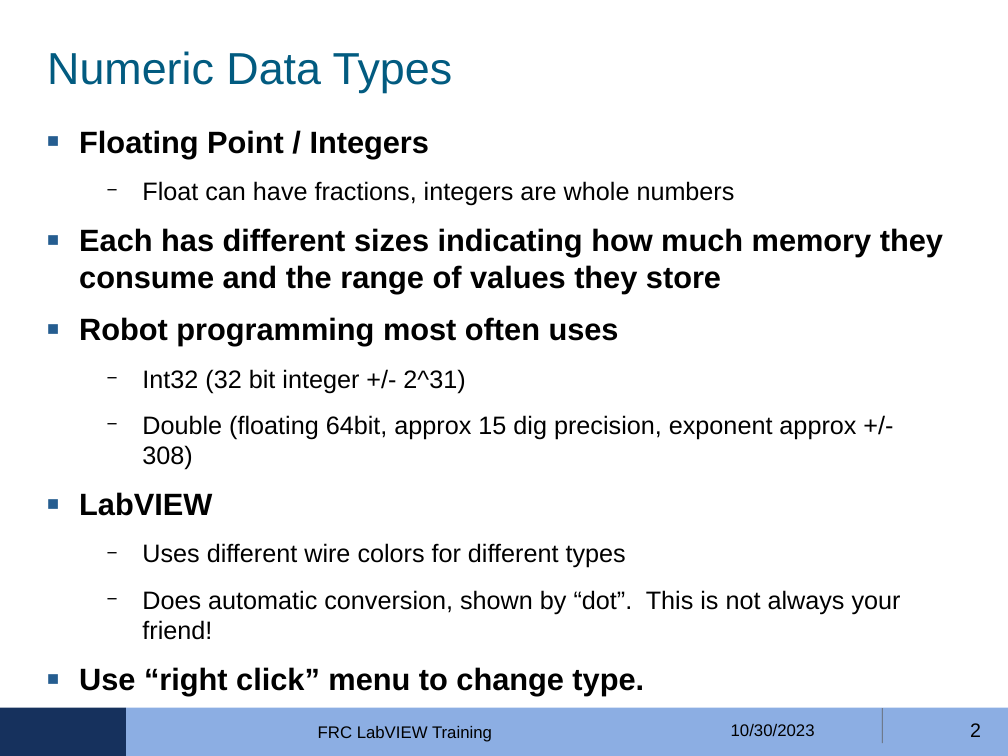
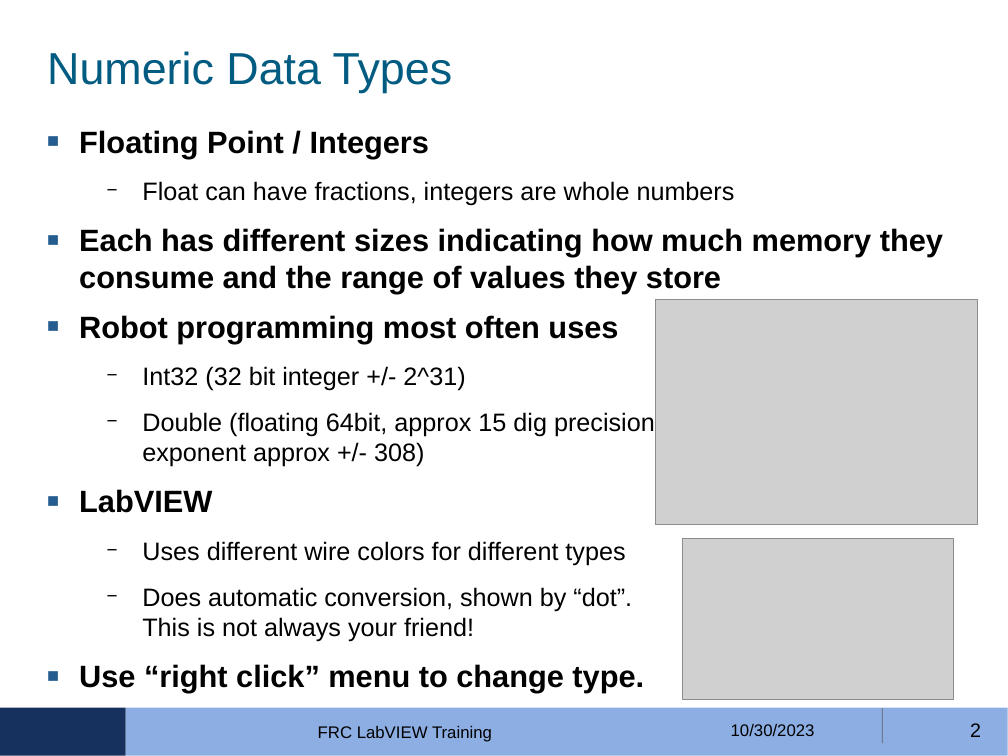
Before and after one commit to FRobotics/2023-RobotCode, a slide deck: slide 2 of Training/LabVIEW-02/FRC-4150-LabVIEW-Training-MODULE-02-2023-10-31.pptx. Drawn at 1008x756 pixels with LibreOffice and Linux fonts; fonts in the diff are those of the drawing; grey boxes stand for pictures; background and template pictures are left out. Boxes give left, top, right and bottom in pixels: in the first picture for what was removed or moved away, otherwise in the second. Text is boxed around its words. In the diff, an @@ line names an element or a change of style, - is before the commit and + after.

```diff
--- a/Training/LabVIEW-02/FRC-4150-LabVIEW-Training-MODULE-02-2023-10-31.pptx
+++ b/Training/LabVIEW-02/FRC-4150-LabVIEW-Training-MODULE-02-2023-10-31.pptx
@@ picture added at <box>655,299,978,525</box> @@
@@ text at <box>79,317,901,696</box>: paragraphs removed @@
-■ Robot programming most often uses
-  − Int32 (32 bit integer +/- 2^31)
-  − Double (floating 64bit, approx 15 dig precision, exponent approx +/- 308)
-■ LabVIEW
-  − Uses different wire colors for different types
-  − Does automatic conversion, shown by “dot”. This is not always your friend!
-■ Use “right click” menu to change type.
@@ text added at <box>79,315,662,693</box>, 18 pt, text #000000 @@
+■ Robot programming most often uses
+  − Int32 (32 bit integer +/- 2^31)
+  − Double (floating 64bit, approx 15 dig precision, exponent approx +/- 308)
+■ LabVIEW
+  − Uses different wire colors for different types
+  − Does automatic conversion, shown by “dot”. This is not always your friend!
+■ Use “right click” menu to change type.
@@ picture added at <box>682,539,954,700</box> @@
```
Also in this commit, not shown: 1 other slide changed, 12 other files.
